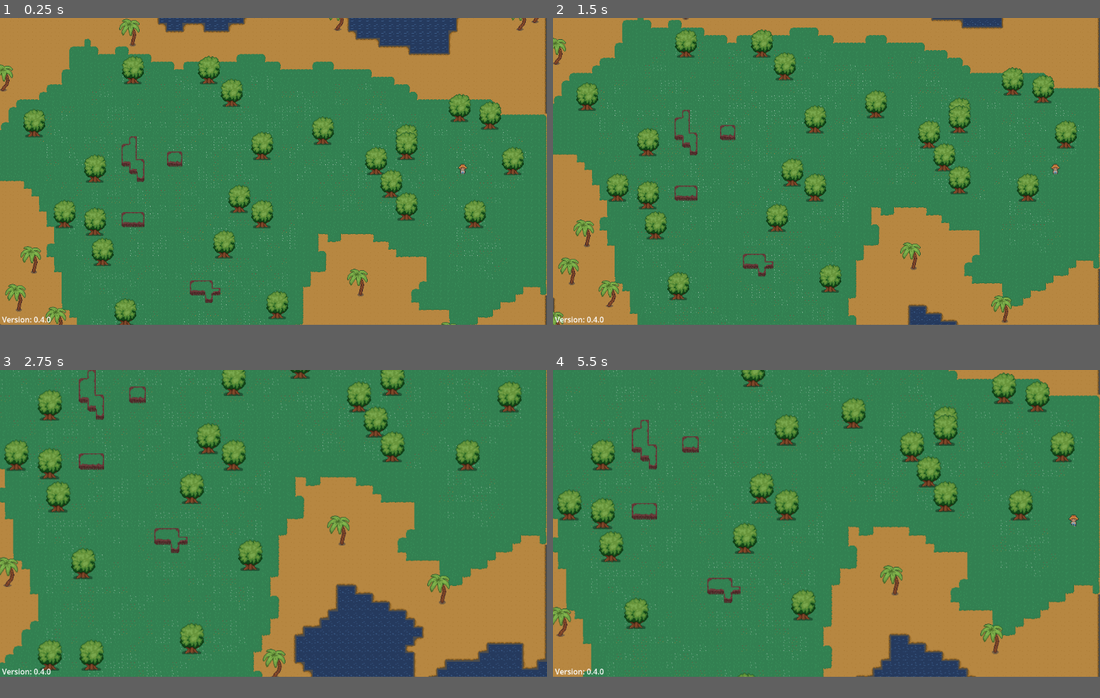
Above: before the commit, frames 1-4 (two rows, left to right).
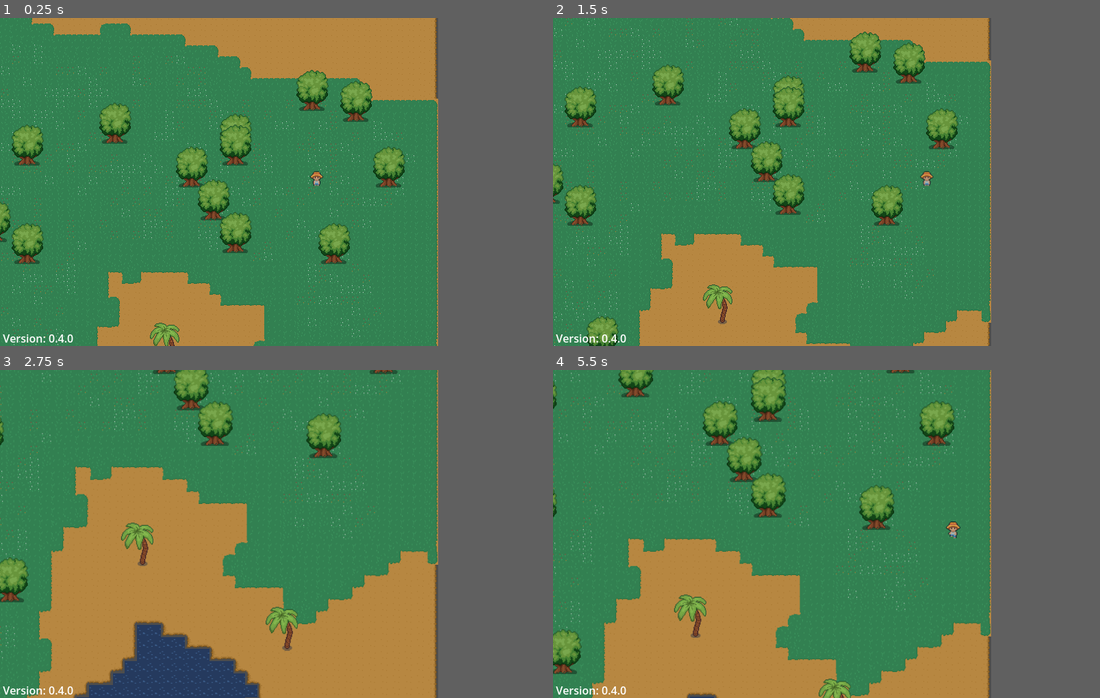
Above: after the commit, the same moments.

Repository: twiederk/PirateGame
Game: Godot game, scene res://world/proc_gen_world.tscn
Two runs of this game, one before a commit and one after it. Both use one fixed random seed, a clock stepped at 60 frames per second and the inputs below.
Inputs (mouse positions are in pixels of both pictures, inside the frame that each line leads up to):
- Up to frame 1 (0.25 s): no input
- Up to frame 2 (1.5 s): tap Enter at 0.5 s; move the mouse to (946, 155) at 0.52 s; hold D (right) 0.53-1.28 s; tap Mouse wheel up (zoom_in) at 0.6 s; tap Space at 1.25 s; move the mouse to (717, 185) at 1.27 s; hold S (down) from 1.28 s (still down); tap Mouse wheel down (zoom_out) at 1.35 s
- Up to frame 3 (2.75 s): move the mouse to (328, 455) at 2.02 s; release S (down) at 2.03 s; hold D (right) from 2.03 s (still down); tap Mouse wheel up (zoom_in) at 2.1 s
- Up to frame 4 (5.5 s): move the mouse to (799, 583) at 2.77 s; release D (right) at 2.78 s; hold W (up) 2.78-3.53 s; tap Mouse wheel down (zoom_out) at 2.85, 4.35 s; move the mouse to (990, 570) at 3.52 s; hold A (left) 3.53-5.03 s; tap Mouse wheel up (zoom_in) at 3.6, 5.1 s; move the mouse to (662, 478) at 4.27 s; tap Enter at 5 s; move the mouse to (853, 524) at 5.02 s; hold S (down) from 5.03 s (still down)
In our replay, the window is 799x449 before the commit and 640x480 after it. These sizes can differ from the game's own. Grey fills any space a smaller window leaves; there, only what the larger window draws over its background counts as a difference.

The runs differ from the first frame. In frame 1, 42% of the frame differs, in the area x 0-100%, y 0-100%; in frame 2, 44%; in frame 3, 54%; in frame 4, 42%.

Commit message:
Configured window size

Diff:
--- a/godot4/project.godot
+++ b/godot4/project.godot
@@ -15,6 +15,13 @@
 run/main_scene="uid://dhptvycu3kb8x"
 config/features=PackedStringArray("4.6", "Forward Plus")
 config/icon="res://icon.svg"
+
+[display]
+
+window/size/viewport_width=640
+window/size/viewport_height=480
+window/stretch/mode="canvas_items"
+window/stretch/aspect="expand"
 
 [input]
 
--- a/godot4/world/proc_gen_world.gd
+++ b/godot4/world/proc_gen_world.gd
@@ -38,7 +38,7 @@
 
 func _ready() -> void:
 	if not OS.has_feature("editor"):
-		get_window().mode = Window.MODE_EXCLUSIVE_FULLSCREEN
+		get_window().mode = Window.MODE_FULLSCREEN
 
 	noise = noise_texture.noise
 	tree_noise = tree_noise_texture.noise
